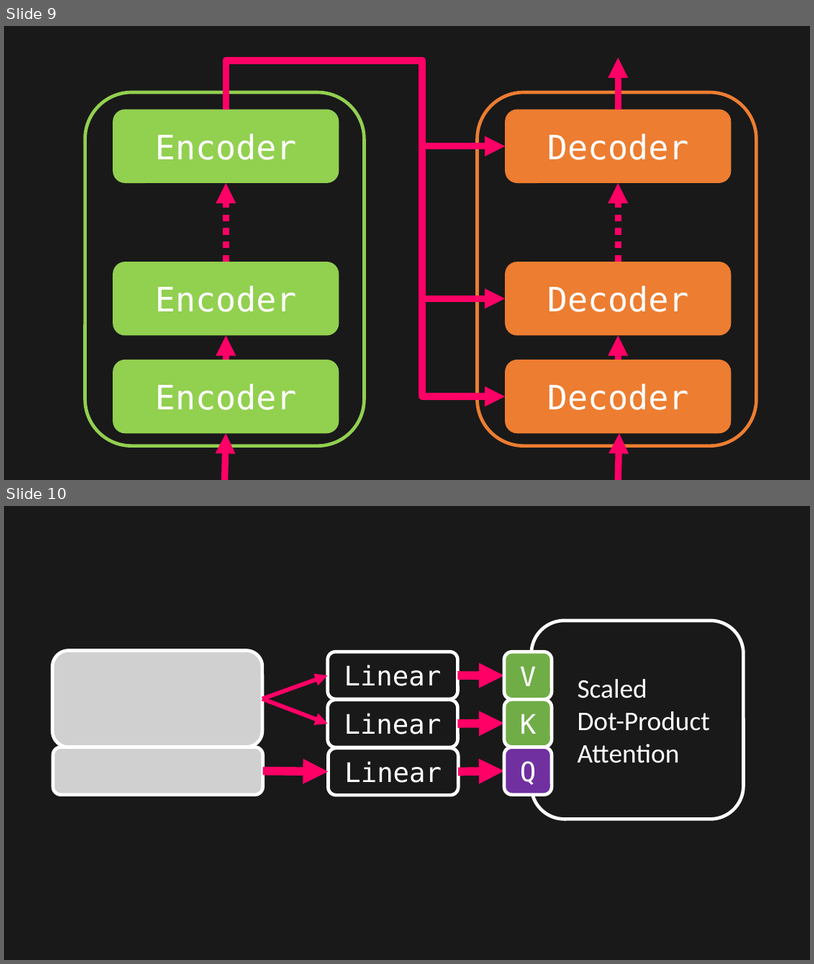
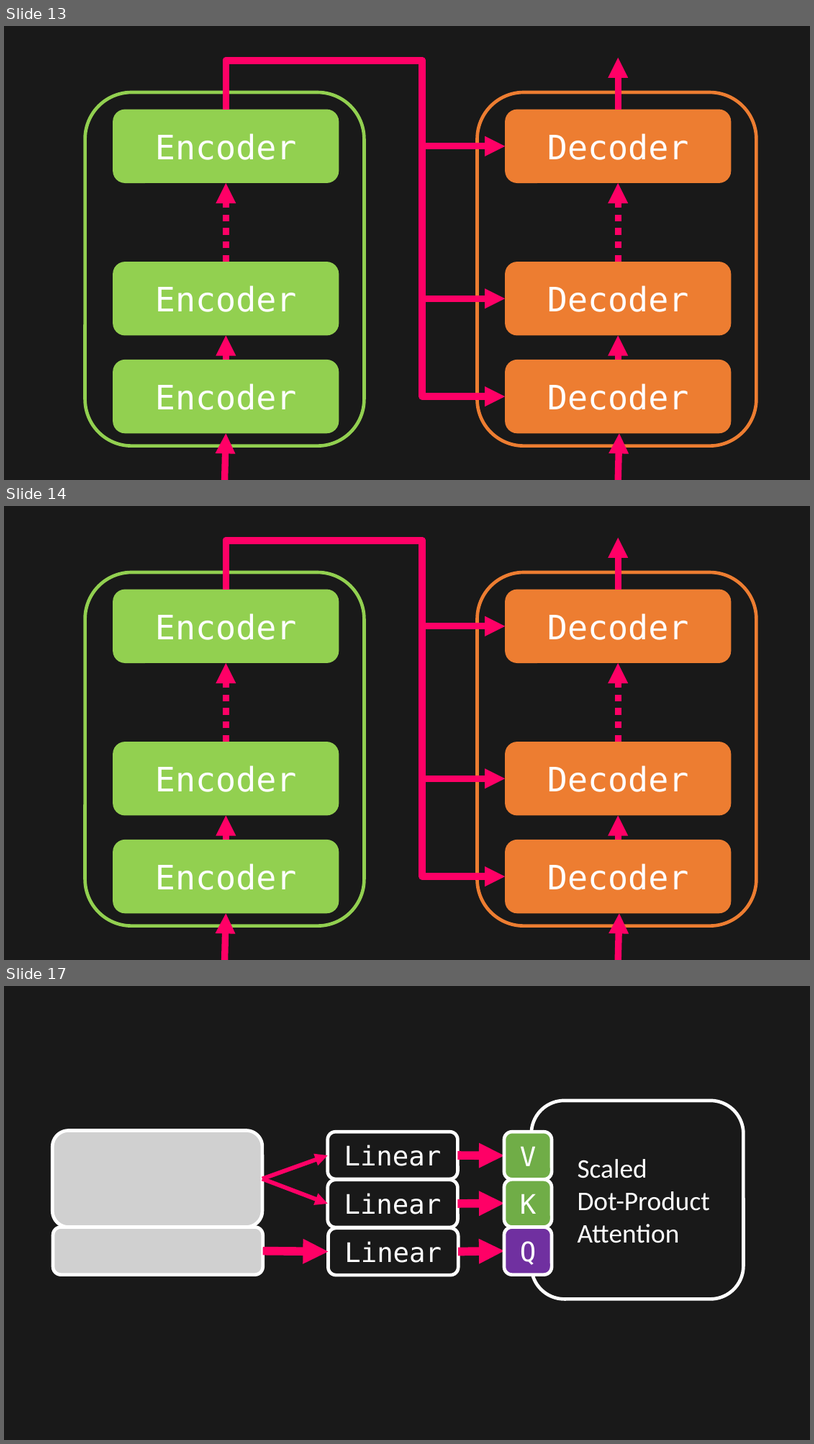
Before and after one commit to toonnyy8/PPT, a slide deck: Attention-is-all-you-need/image.pptx. Shown one above the other, each under a label of ours: slides 9 and 10 before the commit, slides 13, 14 and 17 after it; the slides between them are not shown. The pictures are 814x964 and 814x1444 pixels, drawn with LibreOffice and Linux fonts; fonts in the diff are those of the drawing; grey boxes stand for pictures. Boxes give left, top, right and bottom in pixels: in the first picture for what was removed or moved away, otherwise in the second. Text is boxed around its words. In the diff, an @@ line names an element or a change of style, - is before the commit and + after.

```diff
--- a/Attention-is-all-you-need/image.pptx
+++ b/Attention-is-all-you-need/image.pptx
@@ slide 14 added at [4, 506, 810, 960], background #191919 @@
@@ elbow arrow added from (226, 590) to (506, 876), #FF0066 8 pt @@
@@ elbow arrow added from (226, 590) to (506, 778), #FF0066 8 pt @@
@@ elbow arrow added from (226, 590) to (506, 626), #FF0066 8 pt @@
@@ arrow added from (619, 590) to (619, 538), #FF0066 8 pt @@
@@ rounded rectangle added at [85, 572, 365, 926], outline #92D050 4 pt @@
@@ rounded rectangle added at [113, 590, 339, 663], fill #92D050, 40 pt, text #FFFFFF @@
+Encoder
@@ rounded rectangle added at [478, 572, 757, 926], outline #ED7D31 4 pt @@
@@ rounded rectangle added at [506, 590, 732, 663], fill #ED7D31, 40 pt, text #FFFFFF @@
+Decoder
@@ arrow added from (226, 741) to (226, 663), #FF0066 8 pt dashed @@
@@ arrow added from (619, 741) to (619, 663), #FF0066 8 pt dashed @@
@@ rounded rectangle added at [113, 741, 339, 815], fill #92D050, 40 pt, text #FFFFFF @@
+Encoder
@@ rounded rectangle added at [506, 741, 732, 815], fill #ED7D31, 40 pt, text #FFFFFF @@
+Decoder
@@ arrow added from (226, 839) to (226, 815), #FF0066 8 pt @@
@@ arrow added from (619, 839) to (619, 815), #FF0066 8 pt @@
@@ rounded rectangle added at [113, 839, 339, 913], fill #92D050, 40 pt, text #FFFFFF @@
+Encoder
@@ rounded rectangle added at [506, 839, 732, 913], fill #ED7D31, 40 pt, text #FFFFFF @@
+Decoder
@@ arrow added from (225, 960) to (226, 913), #FF0066 8 pt @@
@@ arrow added from (619, 960) to (620, 913), #FF0066 8 pt @@
@@ what was slide 9 is now slide 13 @@
@@ what was slide 10 is now slide 17 @@
```
Also in this commit, not shown: 1 slide changed, 7 other slides added, 1 slide removed, 3 other files.
